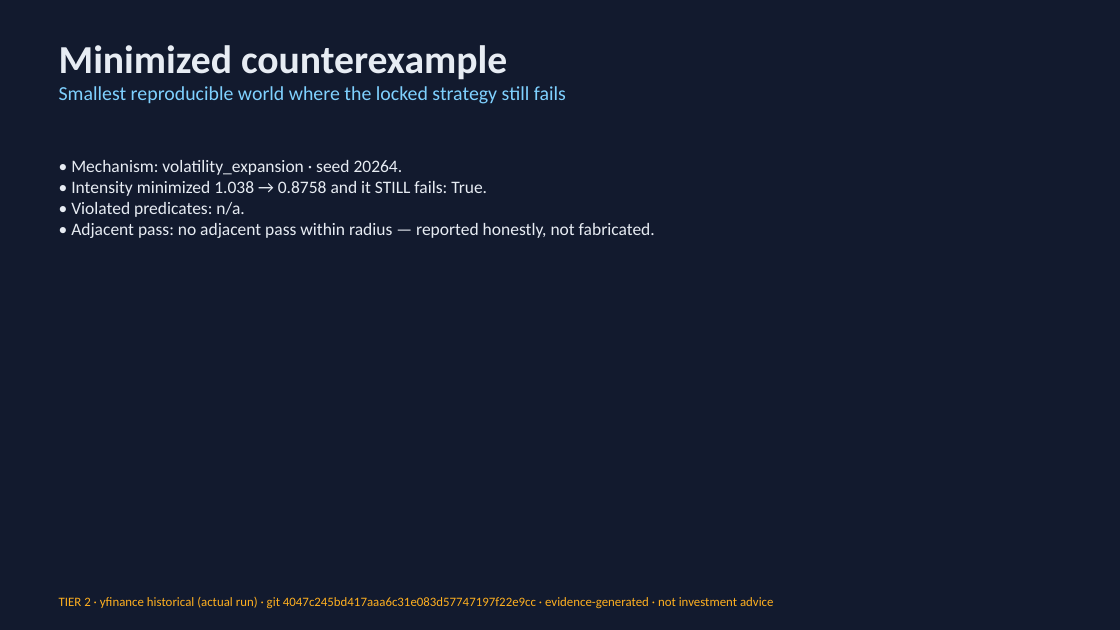
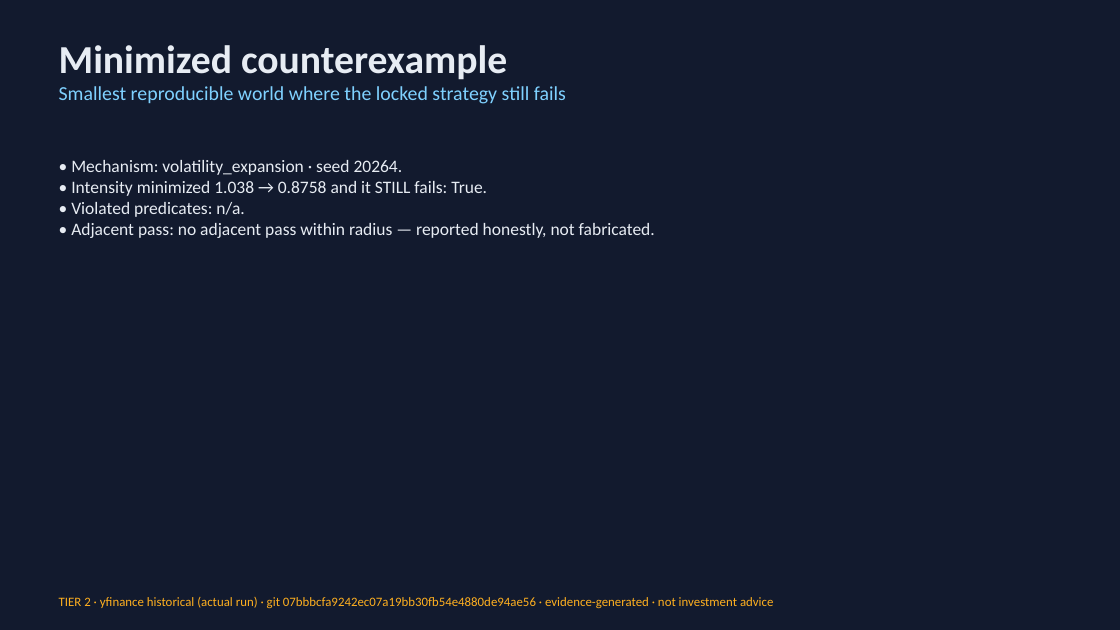
Before and after one commit to Scott-Switzer/market-fuzzer, a slide deck: slide 6 of app/static/pitch-deck/fenrix_deck.pptx. Drawn at 1120x630 pixels with LibreOffice and Linux fonts; fonts in the diff are those of the drawing. Boxes give left, top, right and bottom in pixels: in the first picture for what was removed or moved away, otherwise in the second. Text is boxed around its words. In the diff, an @@ line names an element or a change of style, - is before the commit and + after.

Commit message:
fix(fenrix-submission): verify-submission writes to <sha>-verify dir, never clobbers yfinance run-of-record

```diff
--- a/app/static/pitch-deck/fenrix_deck.pptx
+++ b/app/static/pitch-deck/fenrix_deck.pptx
@@ text at (59, 597, 773, 608): text changed @@
-TIER 2 · yfinance historical (actual run) · git 4047c245bd417aaa6c31e083d57747197f22e9cc · evidence-generated · not investment advice
+TIER 2 · yfinance historical (actual run) · git 07bbbcfa9242ec07a19bb30fb54e4880de94ae56 · evidence-generated · not investment advice
```
Also in this commit, not shown: 3 other slides changed, 3 other files.
